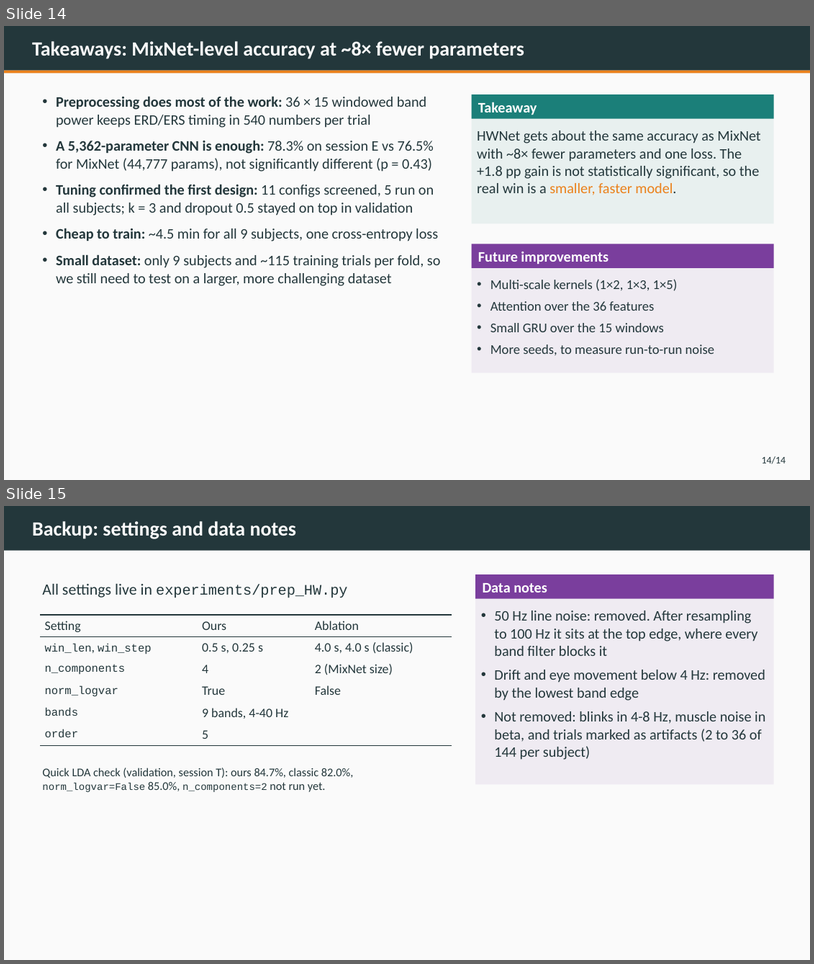
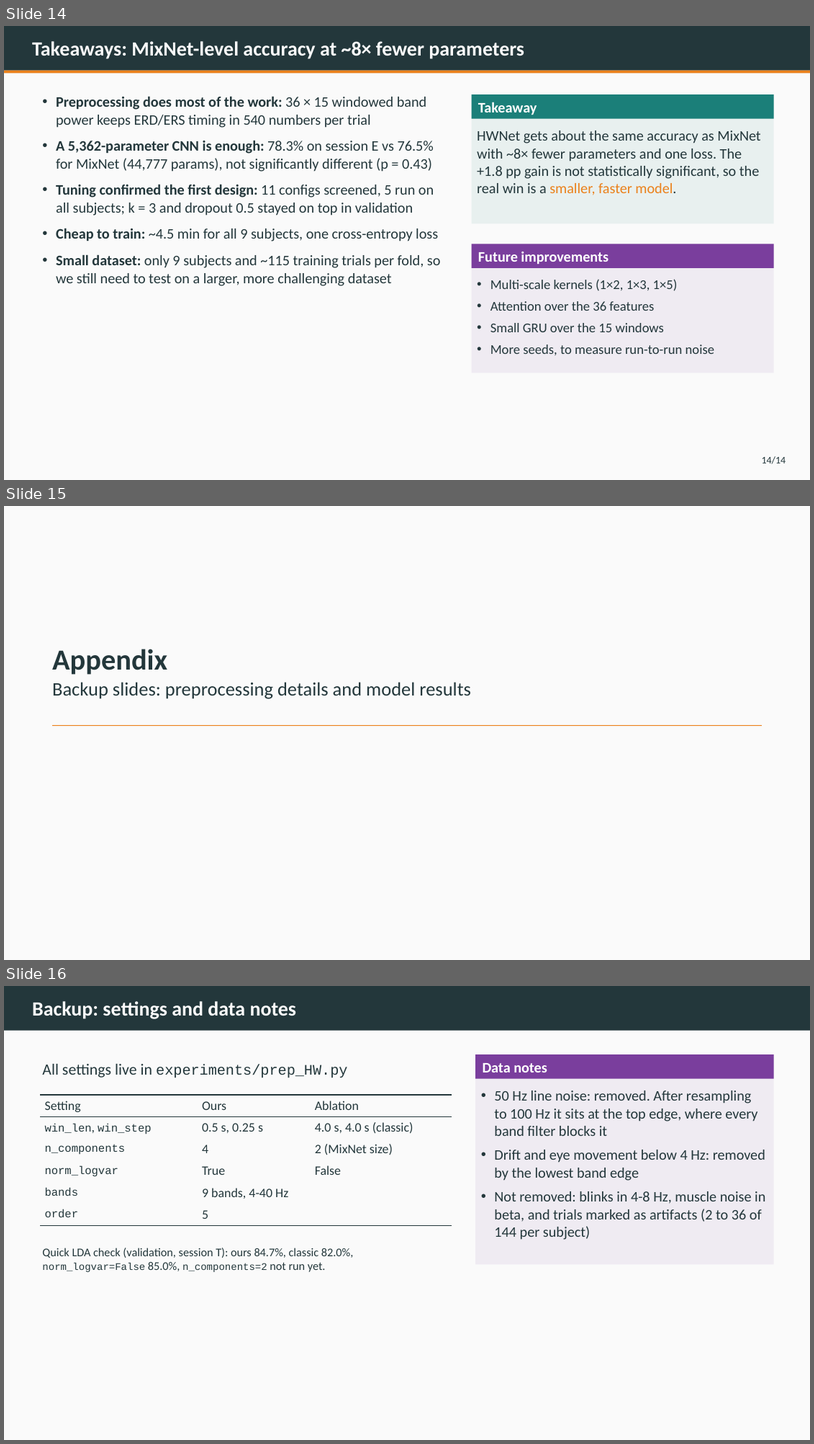
Before and after one commit to pratch/frontier-hw-bci, a slide deck: docs/final_slides/HWNet_Final_Presentation.pptx. Shown one above the other, each under a label of ours: slides 14 and 15 before the commit, slides 14, 15 and 16 after it. The pictures are 814x964 and 814x1444 pixels, drawn with LibreOffice and Linux fonts; fonts in the diff are those of the drawing. Boxes give left, top, right and bottom in pixels: in the first picture for what was removed or moved away, otherwise in the second. Text is boxed around its words. In the diff, an @@ line names an element or a change of style, - is before the commit and + after.

```diff
--- a/docs/final_slides/HWNet_Final_Presentation.pptx
+++ b/docs/final_slides/HWNet_Final_Presentation.pptx
@@ slide 15 added at (4, 506, 810, 960), background #FAFAFA @@
@@ title added at (52, 649, 167, 674), 26 pt, text #23373B, bold @@
+Appendix
@@ text added at (52, 682, 471, 699), 17 pt, text #23373B @@
+Backup slides: preprocessing details and model results
@@ line added from (52, 726) to (762, 726), #EB811B 0.75 pt @@
@@ what was slide 15 is now slide 16 @@
```
Also in this commit, not shown: 4 slides changed.
